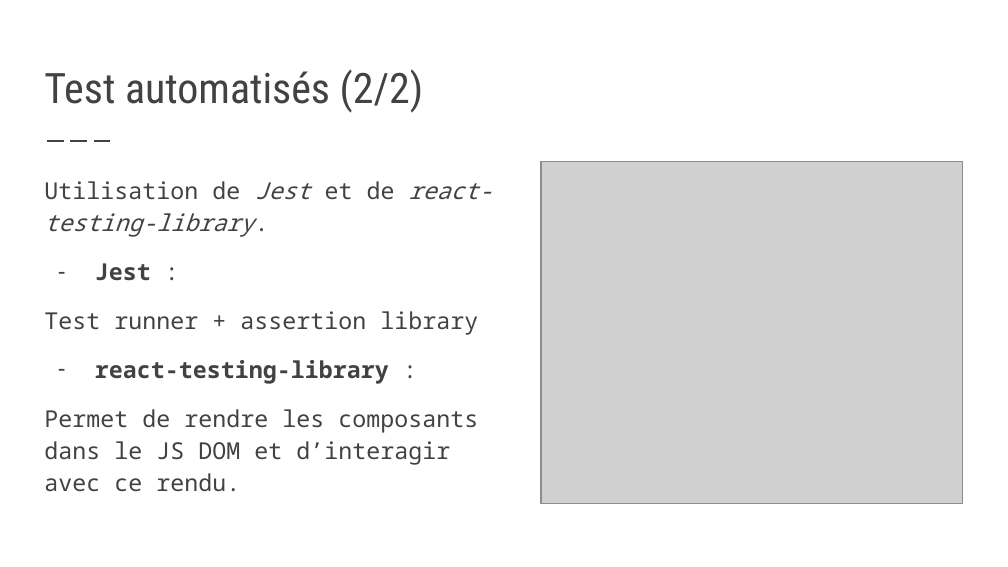
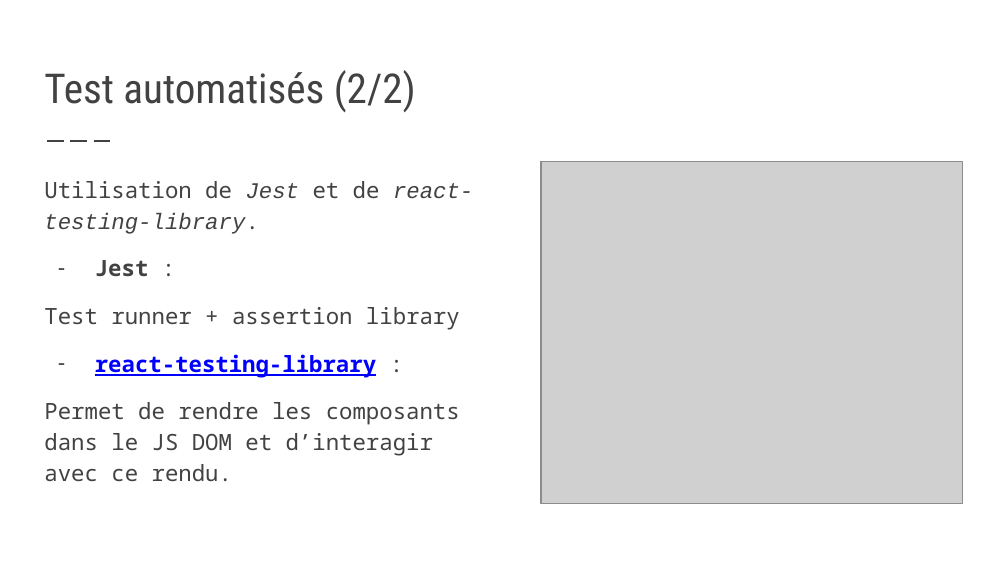
Before and after one commit to Zenika-Training/formation-react-sur-mesure, a slide deck: slide 24 of Slides&TPs.pptx (slide 23 before the commit). Drawn at 1008x567 pixels with LibreOffice and Linux fonts; fonts in the diff are those of the drawing; grey boxes stand for pictures. Boxes give left, top, right and bottom in pixels: in the first picture for what was removed or moved away, otherwise in the second. Text is boxed around its words. In the diff, an @@ line names an element or a change of style, - is before the commit and + after.

```diff
--- a/Slides&TPs.pptx
+++ b/Slides&TPs.pptx
@@ title "Test automatisés (2/2)" at [44,70,416,112]: size 30 to 29.4 pt @@
@@ text "Utilisation de Jest et de ..." at [44,181,473,481]: size 16.6 to 16 pt; font Noto Sans Mono to Courier New in "Jest react-testing-library."; text colour #424242 to #0000FF, underline on in "react-testing-library"; less space between paragraphs @@
```
Also in this commit, not shown: 38 other slides changed, 2 slides added, 2 other files.
